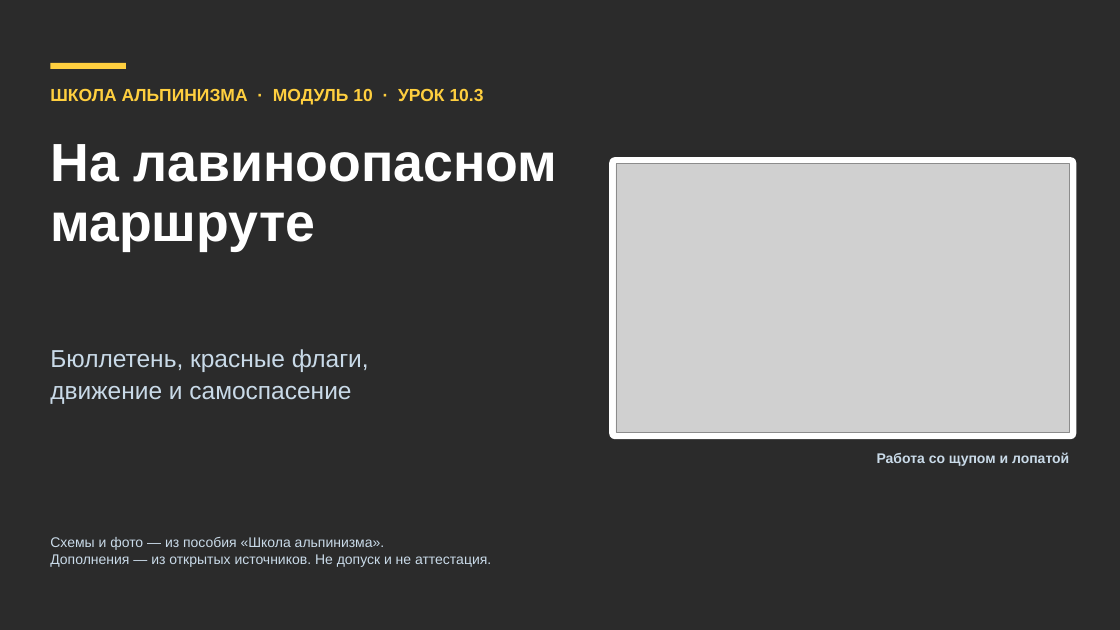
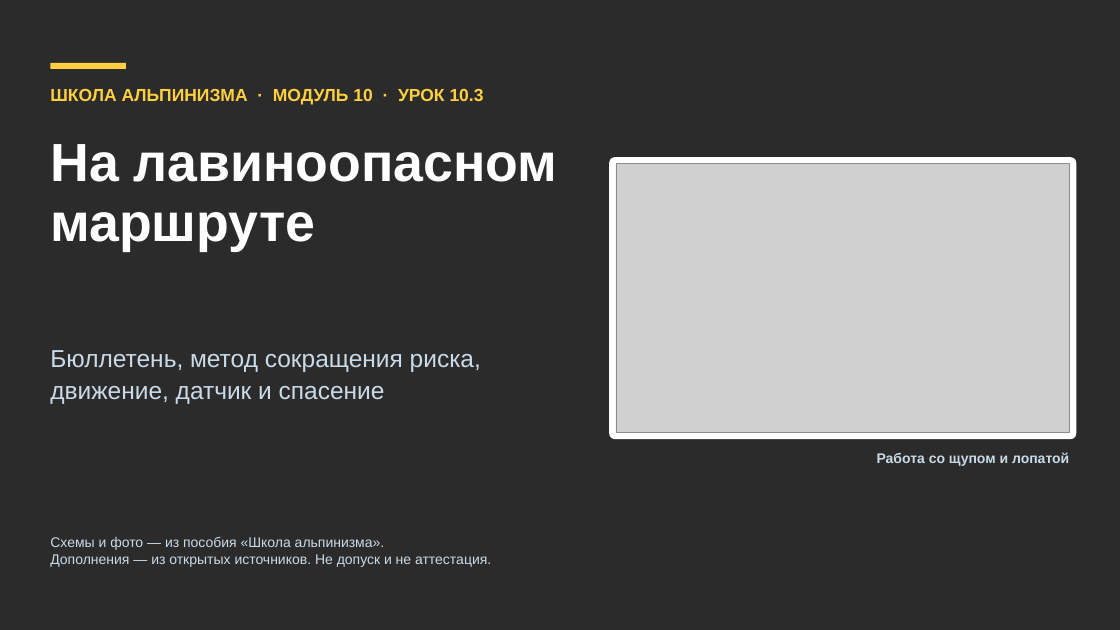
Before and after one commit to kirill54/far-education, a slide deck: slide 1 of presentations/lessons/M10-3_na-lavinoopasnom-marshrute.pptx. Drawn at 1120x630 pixels with LibreOffice and Linux fonts; fonts in the diff are those of the drawing; grey boxes stand for pictures; background and template pictures are left out; a plain dark background stands for a picture behind light text. Boxes give left, top, right and bottom in pixels: in the first picture for what was removed or moved away, otherwise in the second. Text is boxed around its words. In the diff, an @@ line names an element or a change of style, - is before the commit and + after.

```diff
--- a/presentations/lessons/M10-3_na-lavinoopasnom-marshrute.pptx
+++ b/presentations/lessons/M10-3_na-lavinoopasnom-marshrute.pptx
@@ text at (50, 350, 481, 404): text changed @@
-Бюллетень, красные флаги,
-движение и самоспасение
+Бюллетень, метод сокращения риска,
+движение, датчик и спасение
```
Also in this commit, not shown: 7 other slides changed, 9 slides added, 32 other files.
